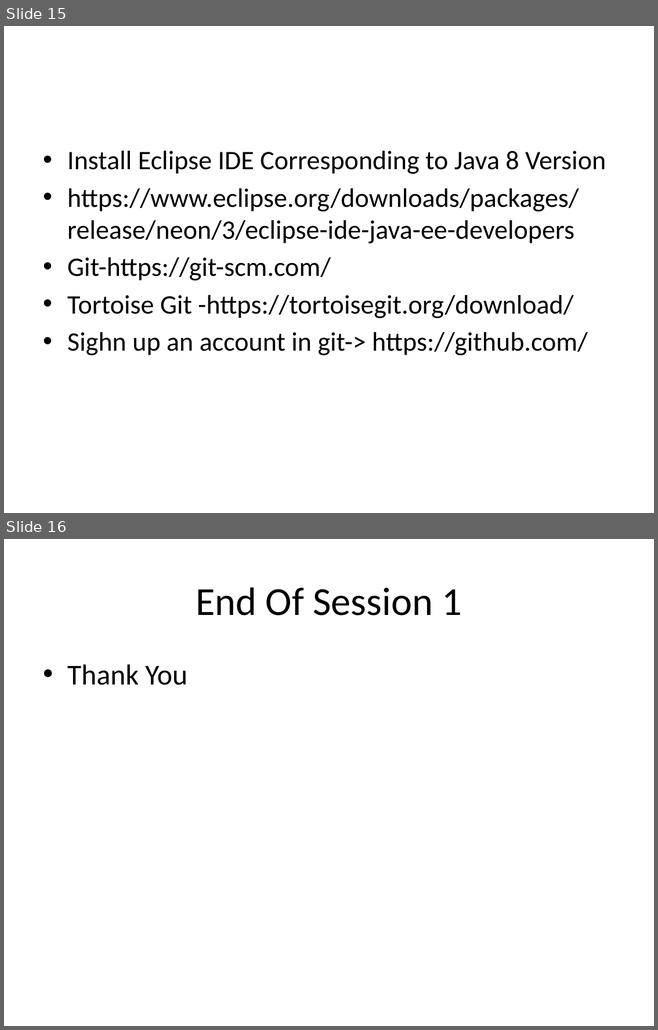
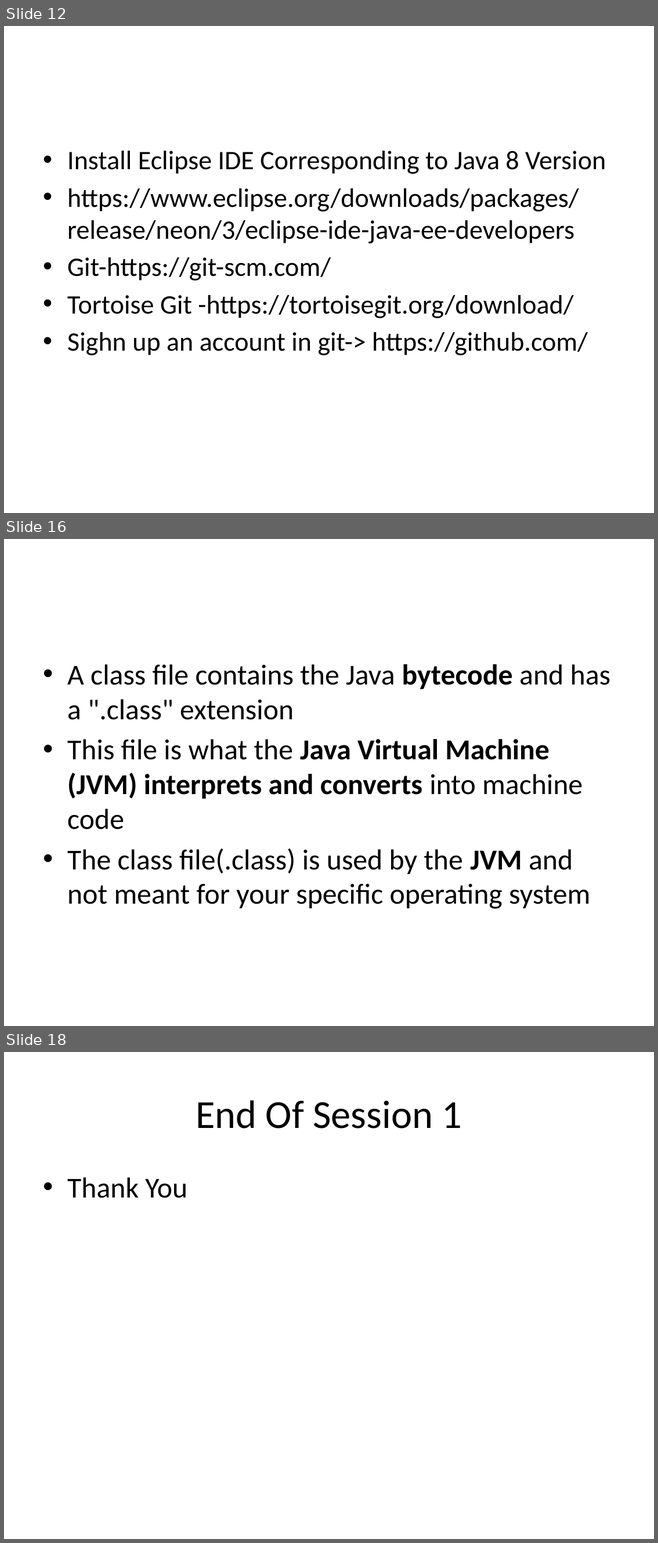
Before and after one commit to BesantJ2ee/JavaCourse, a slide deck: Module_2/Module_2_Introduction_To_Java_Programming _Language.pptx. Shown one above the other, each under a label of ours: slides 15 and 16 before the commit, slides 12, 16 and 18 after it; the slides between them are not shown. The pictures are 658x1030 and 658x1543 pixels, drawn with LibreOffice and Linux fonts; fonts in the diff are those of the drawing. Boxes give left, top, right and bottom in pixels: in the first picture for what was removed or moved away, otherwise in the second. Text is boxed around its words. In the diff, an @@ line names an element or a change of style, - is before the commit and + after.

```diff
--- a/Module_2/Module_2_Introduction_To_Java_Programming _Language.pptx
+++ b/Module_2/Module_2_Introduction_To_Java_Programming _Language.pptx
@@ slide 16 added at (x1=4, y1=539, x2=654, y2=1026), background #FFFFFF @@
@@ text added at (x1=67, y1=664, x2=610, y2=909), 32 pt, text #000000 @@
+• A class file contains the Java bytecode and has a ".class" extension
+• This file is what the Java Virtual Machine (JVM) interprets and converts into machine code
+• The class file(.class) is used by the JVM and not meant for your specific operating system
@@ what was slide 15 is now slide 12 @@
@@ what was slide 16 is now slide 18 @@
```
Also in this commit, not shown: 1 slide changed, 3 other slides added, 2 slides removed.
